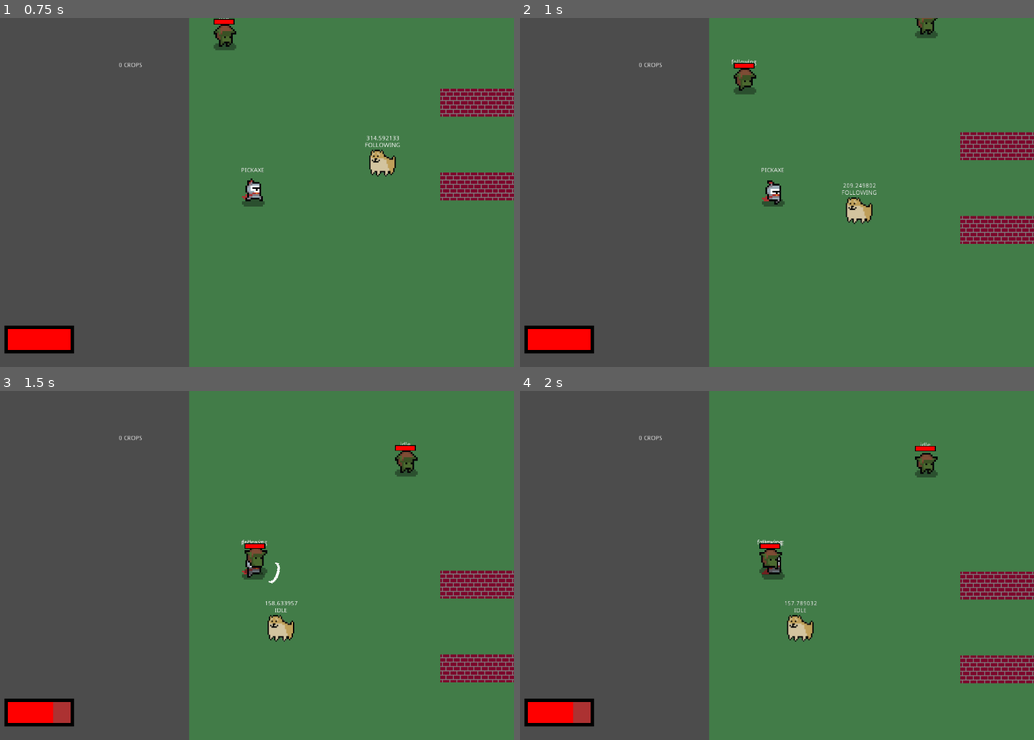
Above: before the commit, frames 1-4 (two rows, left to right).
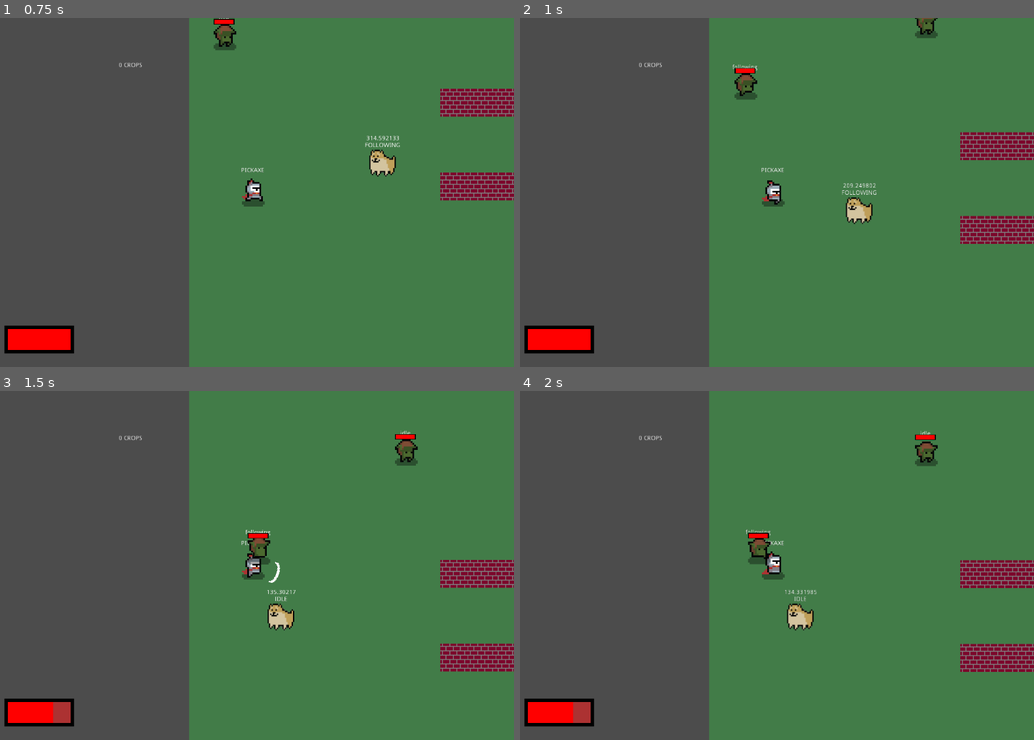
Above: after the commit, the same moments.

Repository: ranaxdev/BeatTheBoredomJam
Game: Godot game, scene res://Scenes/World.tscn
Same seed, same stepped clock (60 frames per second), same inputs: the game is played once before the commit and once after it.
Inputs (mouse positions are in pixels of both pictures, inside the frame that each line leads up to):
- Up to frame 1 (0.75 s): tap Enter (ui_accept) at 0.5, 0.6 s; move the mouse to (226, 262) at 0.52 s; hold W (move_up) from 0.53 s (still down)
- Up to frame 2 (1 s): keep holding W (move_up); tap Enter (ui_accept) at 0.77 s
- Up to frame 3 (1.5 s): keep holding W (move_up); tap Enter (ui_accept) at 1.07 s; move the mouse to (411, 617) at 1.27 s; click (411, 617) at 1.35 s
- Up to frame 4 (2 s): keep holding W (move_up); tap Enter (ui_accept) at 1.52, 1.55, 1.82 s

Frame 1 is identical in both runs. In frame 2, 0.4% of the frame differs, in the area x 41-47%, y 11-24%; in frame 3, 4.2%; in frame 4, 4.4%, in the area x 43-100%, y 11-84%.

Commit message:
grow times + harvest to inventory

Diff:
--- a/Scenes/Actors/Player.tscn
+++ b/Scenes/Actors/Player.tscn
@@ -10,7 +10,7 @@
 [ext_resource path="res://Assets/healthbar/progress.png" type="Texture" id=9]
 
 [sub_resource type="RectangleShape2D" id=1]
-extents = Vector2( 22.7542, 9.77386 )
+extents = Vector2( 22.7542, 18.3605 )
 
 [sub_resource type="AtlasTexture" id=2]
 atlas = ExtResource( 7 )
@@ -133,11 +133,11 @@
 script = ExtResource( 2 )
 
 [node name="CollisionShape2D" type="CollisionShape2D" parent="."]
-position = Vector2( 0, 23 )
+position = Vector2( 0.498245, 7.80338 )
 shape = SubResource( 1 )
 
 [node name="Sprite" type="AnimatedSprite" parent="."]
-position = Vector2( 1.90735e-06, 1.90735e-06 )
+position = Vector2( 1.90735e-06, 0.249132 )
 scale = Vector2( 4, 4 )
 frames = SubResource( 20 )
 animation = "damage"
--- a/Scripts/Farming/Crop.gd
+++ b/Scripts/Farming/Crop.gd
@@ -11,32 +11,35 @@
 	0 : {
 		"seed" : "WHEAT_SEED",
 		"texture" : wheatTexture,
-		"growtime" : 5
+		"growtime" : 5.0,
+		"name" : "WHEAT_CROP"
 	}
 	,
 	# MELON
 	1 : {
 		"seed" : "MELON_SEED",
 		"texture" : melonTexture,
-		"growtime" : 10
+		"growtime" : 10.0,
+		"name" : "MELON_CROP"
 	}
 	,
 	# COCK
 	2 : {
 		"seed" : "COCK_SEED",
 		"texture" : cockTexture,
-		"growtime" : 50
+		"growtime" : 20.0,
+		"name" : "COCK_CROP"
 	}
 }
 
-var cropType:int;
+var cropType:int
 
-var currentStage:int=0; # current stage of growth
-var growTimer:Timer=null;
-var growthDelay:float = 3.0
+var currentStage:int=0 # current stage of growth
+var growTimer:Timer=null
+var growthDelay:float
 var pos:Vector2; # Position vector in world units
 var watered:bool = false
-var cropTexture;
+var cropTexture
 var xregion=0 # Start of sprite sheet (advance as grow stage increases)
 
 # Constructor
@@ -47,6 +50,8 @@
 
 #***CREATE EVENT***
 func _ready():
+	# Set grow delay depending on crop
+	growthDelay = CROPS.get(cropType).get("growtime")
 	# Timer to get to next stage (growing)
 	growTimer = Timer.new()
 	growTimer.set_one_shot(true)
@@ -60,6 +65,7 @@
 	draw_texture_rect_region(cropTexture,Rect2(tilemap.map_to_world(pos),Vector2(64,64)),Rect2(xregion,0,64,64))
 #***UPDATE***
 func _process(delta):
+	print(currentStage)
 	pass
 
 
@@ -86,7 +92,7 @@
 
 # Return if it's ready to harvest
 func readyToHarvest() -> bool:
-	if(currentStage==3):
+	if(currentStage>=2):
 		return true
 	return false
 
@@ -96,3 +102,7 @@
 		if(CROPS.get(i).get("seed")==seed_name):
 			return i
 	return 0
+
+# Get crop name by crop type
+func getCropName() -> String:
+	return CROPS.get(cropType).get("name")
--- a/Scripts/Farming/Farming.gd
+++ b/Scripts/Farming/Farming.gd
@@ -7,10 +7,14 @@
 func _ready():
 	water_amount = MAX_WATER # Initially water bucket is full
 
+# *** UPDATE EVENT ***
+func _process(delta):
+
+	# Water stuff
+	refill_water() # Check if player refilled water
 
 # Water tool was used on appropriate tile (waterable)
 # Can only be used if water is more than 0
-
 func use_water() -> bool:
 	# Use it only if it's on a valid tile
 	if(tilemap.get_cellv(player_pos) in WATERABLE and water_amount>0):
@@ -18,3 +22,9 @@
 			water_amount-=1
 			return true
 	return false
+
+# Refills water on water tile
+func refill_water() -> void:
+	if(tilemap.get_cellv(player_pos)==TileType.WATER):
+		if(Input.is_action_just_pressed("ui_accept") and toolbar.getcurrentTool()==toolbar.getTools().WATER):
+			water_amount = MAX_WATER
--- a/Scripts/Farming/Harvest.gd
+++ b/Scripts/Farming/Harvest.gd
@@ -20,5 +20,7 @@
 			seeds.remove_child(crop) # Remove from memory
 			ploughed.dirtTileEmpty[player_pos]=true # Indicate that the tile is empty now
 			tilemap.set_cellv(player_pos,TileType.DIRT) # Change texture to regular dirt
-			# TEMP - add to crops stat
-			toolbar.addCropAmount()
+
+			# Add crop to inventory
+			toolbar.addCropAmount() # TEMP LINE TO TRACK TOTAL HARVESTED
+			inventory.add_to_inv(1,crop.getCropName())
--- a/Scripts/Farming/Plant.gd
+++ b/Scripts/Farming/Plant.gd
@@ -4,9 +4,9 @@
 onready var tilemap:TileMap = $"/root/World/NavMap/TileMap"
 onready var player:Actor = $"/root/World/Player"
 onready var toolbar:Sprite = $"/root/World/Player/Camera2D/Toolbar"
-
+onready var inventory = $"/root/World/Inventory/ItemList"
 var player_pos:Vector2 #Player position in world units
-enum TileType {WALL=0, GRASS=1, DIRT=2, LAVA=3, WETDIRT=5}
+enum TileType {WALL=0, GRASS=1, DIRT=2, LAVA=3, WETDIRT=5, WATER=6}
 
 func _ready():
 	pass
--- a/Scripts/Farming/Seed.gd
+++ b/Scripts/Farming/Seed.gd
@@ -1,7 +1,7 @@
 extends Plant
 
 var Crop = load("res://Scripts/Farming/Crop.gd")
-onready var inventory = self.get_node("../../Inventory/ItemDB")
+onready var itemdb = self.get_node("../../Inventory/ItemDB")
 """
 seedType - the current seed equipped from inventory
 when inventory management system is made later make sure
@@ -20,7 +20,7 @@
 #***UPDATE EVENT***
 func _process(delta):
 	# Seed is equipped and space pressed
-	if(inventory.are_these_equipped(seed_types) and Input.is_action_just_pressed("ui_accept")):
+	if(itemdb.are_these_equipped(seed_types) and Input.is_action_just_pressed("ui_accept")):
 		plantCrop()
 
 # Plants seed on dirt/wetdirt tile
@@ -28,13 +28,13 @@
 	if(tilemap.get_cellv(player_pos) in [TileType.DIRT,TileType.WETDIRT] and toolbar.getcurrentTool()==toolbar.getTools().RAKE):
 		# Plant crop into dirt if there isn't already one planted
 		if(!cropMatchesPlayer()):
-			var crop = Crop.new(inventory.get_equipped(),player_pos)
+			var crop = Crop.new(itemdb.get_equipped(),player_pos)
 			add_child(crop)
 			plantedCrops.append(crop)
 			# Update dirt tile empty status
 			get_node("../Plough/").dirtTileEmpty[player_pos]=false
 			# Decrease crop amount in inventory
-			inventory.decrease_amount(inventory.get_equipped())
+			itemdb.decrease_amount(itemdb.get_equipped())
 			# If it was wet dirt, just start growing
 			if(tilemap.get_cellv(player_pos)==TileType.WETDIRT):
 				crop.setWatered()
--- a/Scripts/Inventory/ItemDB.gd
+++ b/Scripts/Inventory/ItemDB.gd
@@ -8,15 +8,26 @@
 	}
 """
 # Item textures (make class for this later)
+# Seeds
 var wheat_texture:Texture = preload("res://Assets/inv_icons/wheat_seed.png")
 var melon_texture:Texture = preload("res://Assets/inv_icons/melon_seed.png")
 var cyanide_texture:Texture = preload("res://Assets/inv_icons/cyanide.png")
 var cock_texture:Texture = preload("res://Assets/inv_icons/cock_seed.png")
+# Crops
+var wheatcrop_texture:Texture = preload("res://Assets/inv_icons/wheat_crop.png")
+var meloncrop_texture:Texture = preload("res://Assets/inv_icons/melon_crop.png")
+var cockcrop_texture:Texture = preload("res://Assets/inv_icons/cock_crop.png")
 
 var equipped = null
 
+"""
+Search categories:
+	SEEDS
+	CROPS
+"""
 # Inventory/World item list
 var ITEMS = {
+		# *** SEEDS ****
 	# Wheat seeds
 	"WHEAT_SEED" : {
 		"amount" : 3,
@@ -39,6 +50,32 @@
 		"formal" : "COCK SEEDS",
 		"texture" : cock_texture,
 		"usage" : "WITH RAKE EQUIPPED PRESS SPACE ON DIRT"
+	}
+	,
+
+	# *** CROPS ****
+	# Wheat crop
+	"WHEAT_CROP" : {
+		"amount" : 0,
+		"formal" : "WHEAT",
+		"texture" : wheatcrop_texture,
+		"usage" : "NONE"
+	}
+	,
+	# Melon crop
+	"MELON_CROP" : {
+		"amount" : 0,
+		"formal" : "MELON",
+		"texture" : meloncrop_texture,
+		"usage" : "NONE"
+	}
+	,
+	# Cock crop
+	"COCK_CROP" : {
+		"amount" : 0,
+		"formal" : "COCK",
+		"texture" : cockcrop_texture,
+		"usage" : "NONE"
 	}
 	,
 	# Cyanide pills (temp)
--- a/Scripts/Inventory/ItemList.gd
+++ b/Scripts/Inventory/ItemList.gd
@@ -15,6 +15,7 @@
 	add_to_inv(1,"COCK_SEED")
 	add_to_inv(1,"COCK_SEED")
 	add_to_inv(1,"COCK_SEED")
+
 
 
 	add_to_inv(1, "WHEAT_SEED")
Binary file added: Assets/inv_icons/cock_crop.png
Not shown, added: Assets/inv_icons/cock_crop.png.import
Binary file added: Assets/inv_icons/melon_crop.png
Not shown, added: Assets/inv_icons/melon_crop.png.import
Binary file added: Assets/inv_icons/wheat_crop.png
Not shown, added: Assets/inv_icons/wheat_crop.png.import
Not shown: 7 places in Scenes/UI/Inventory.tscn that only renumber resources
